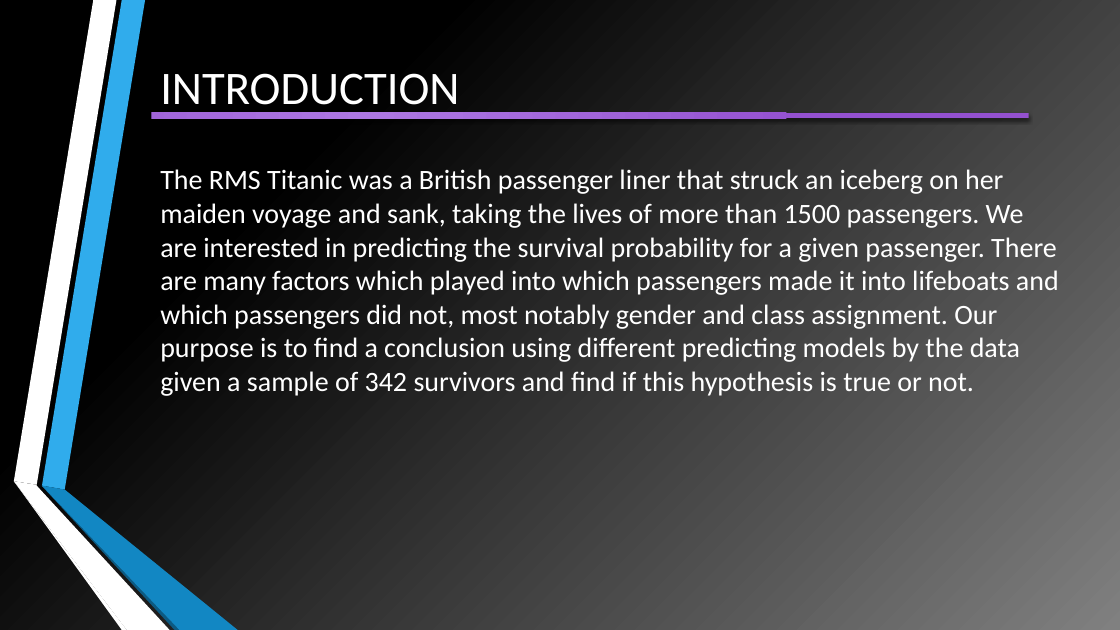
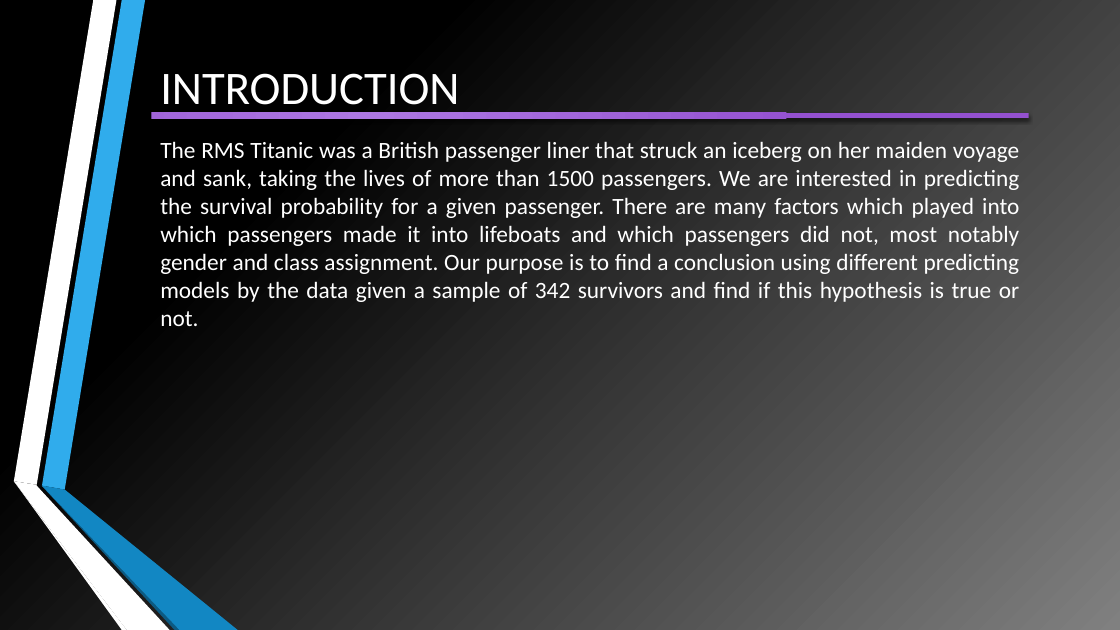
Before and after one commit to VirendraVerma-Viru/Titanic-Project-ML, a slide deck: slide 3 of TITANIC SURVIVOR PREDICTION.pptx (slide 2 before the commit). Drawn at 1120x630 pixels with LibreOffice and Linux fonts; fonts in the diff are those of the drawing. Boxes give left, top, right and bottom in pixels: in the first picture for what was removed or moved away, otherwise in the second. Text is boxed around its words. In the diff, an @@ line names an element or a change of style, - is before the commit and + after.

```diff
--- a/TITANIC SURVIVOR PREDICTION.pptx
+++ b/TITANIC SURVIVOR PREDICTION.pptx
@@ text "The RMS Titanic was a ...": place and size @@
-text "The RMS Titanic was a ..." at (160,169,1059,396)
+text "The RMS Titanic was a ..." at (160,141,1020,326)
@@ text "The RMS Titanic was a ..." at (160,141,1020,326): size 24 to 20 pt; alignment left to justified @@
```
Also in this commit, not shown: 5 other slides changed, 8 slides added, 2 other files.
